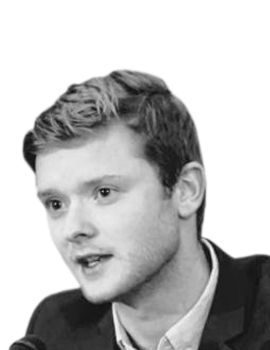
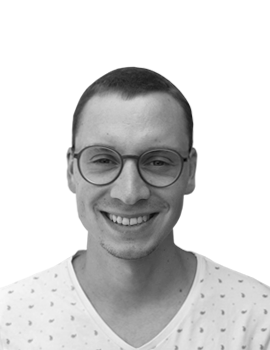
Two versions of the same layered image (270 × 350). Layer-by-layer changes:
renamed "Layer 21" to "Layer 22", painted on it over [0, 66, 270, 350]
